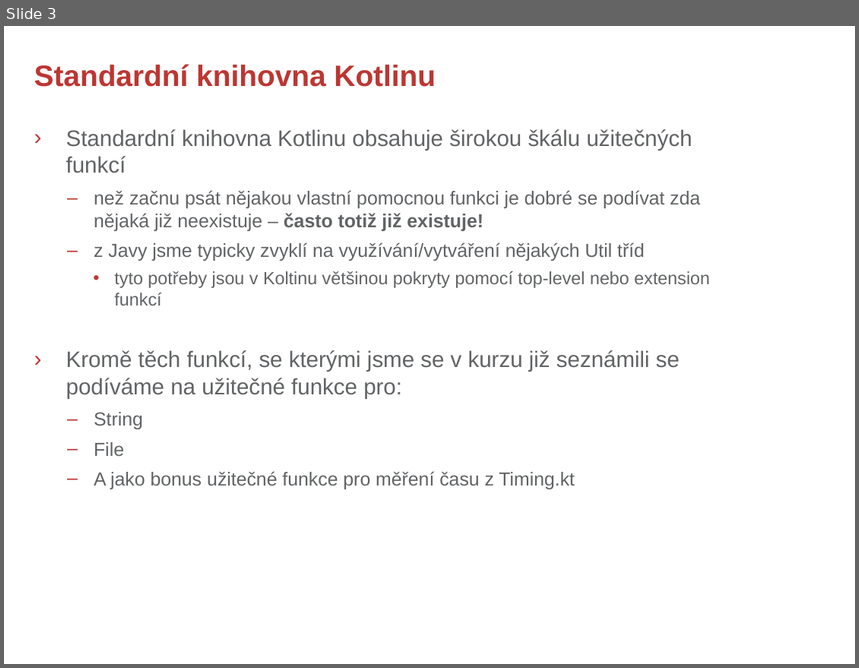
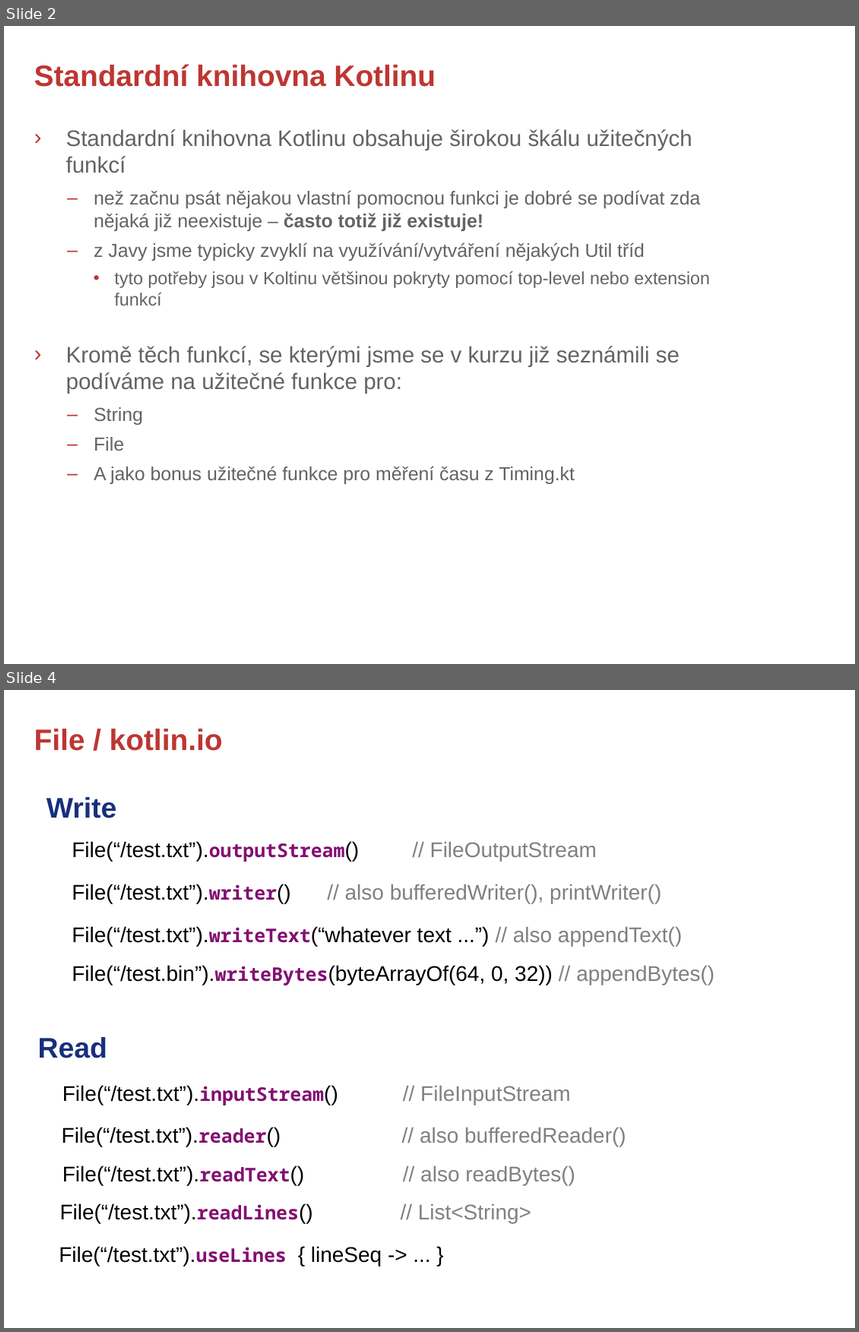
Before and after one commit to rokusjar/KotlinSkoleni, a slide deck: slides/Kotlin - 5. Helpful Extensions.pptx. Shown one above the other, each under a label of ours: slide 3 before the commit, slides 2 and 4 after it; the slides between them are not shown. The pictures are 859x668 and 859x1332 pixels, drawn with LibreOffice and Linux fonts; fonts in the diff are those of the drawing; background and template pictures are left out. Boxes give left, top, right and bottom in pixels: in the first picture for what was removed or moved away, otherwise in the second. Text is boxed around its words. In the diff, an @@ line names an element or a change of style, - is before the commit and + after.

```diff
--- a/slides/Kotlin - 5. Helpful Extensions.pptx
+++ b/slides/Kotlin - 5. Helpful Extensions.pptx
@@ slide 4 added at bbox=[4, 690, 855, 1328], background #FFFFFF @@
@@ text added at bbox=[34, 729, 223, 751], 25 pt, text #BD3632, bold @@
+File / kotlin.io
@@ text added at bbox=[47, 797, 117, 818], 24 pt, text #182F7C, bold @@
+Write
@@ text added at bbox=[72, 841, 597, 862], 18 pt, text #000000 @@
+File(“/test.txt”).outputStream() // FileOutputStream
@@ text added at bbox=[72, 884, 661, 904], 18 pt, text #808080 @@
+File(“/test.txt”).writer() // also bufferedWriter(), printWriter()
@@ text added at bbox=[72, 926, 682, 947], 18 pt, text #000000 @@
+File(“/test.txt”).writeText(“whatever text ...”) // also appendText()
@@ text added at bbox=[72, 965, 715, 986], 18 pt, text #000000 @@
+File(“/test.bin”).writeBytes(byteArrayOf(64, 0, 32)) // appendBytes()
@@ text added at bbox=[38, 1037, 107, 1059], 24 pt, text #182F7C, bold @@
+Read
@@ text added at bbox=[63, 1085, 571, 1106], 18 pt, text #000000 @@
+File(“/test.txt”).inputStream() // FileInputStream
@@ text added at bbox=[62, 1127, 626, 1147], 18 pt, text #808080 @@
+File(“/test.txt”).reader() // also bufferedReader()
@@ text added at bbox=[63, 1166, 576, 1186], 18 pt, text #000000 @@
+File(“/test.txt”).readText() // also readBytes()
@@ text added at bbox=[60, 1204, 531, 1224], 18 pt, text #000000 @@
+File(“/test.txt”).readLines() // List<String>
@@ text added at bbox=[59, 1246, 382, 1266], 18 pt, text #000000 @@
+File(“/test.txt”).useLines { lineSeq -> ... }
@@ what was slide 3 is now slide 2 @@
@@ slide 2 changed as well @@
@@ text at bbox=[66, 129, 693, 394]: indent changed @@
```
Also in this commit, not shown: 3 other slides changed, 2 other slides added, 5 slides removed.
